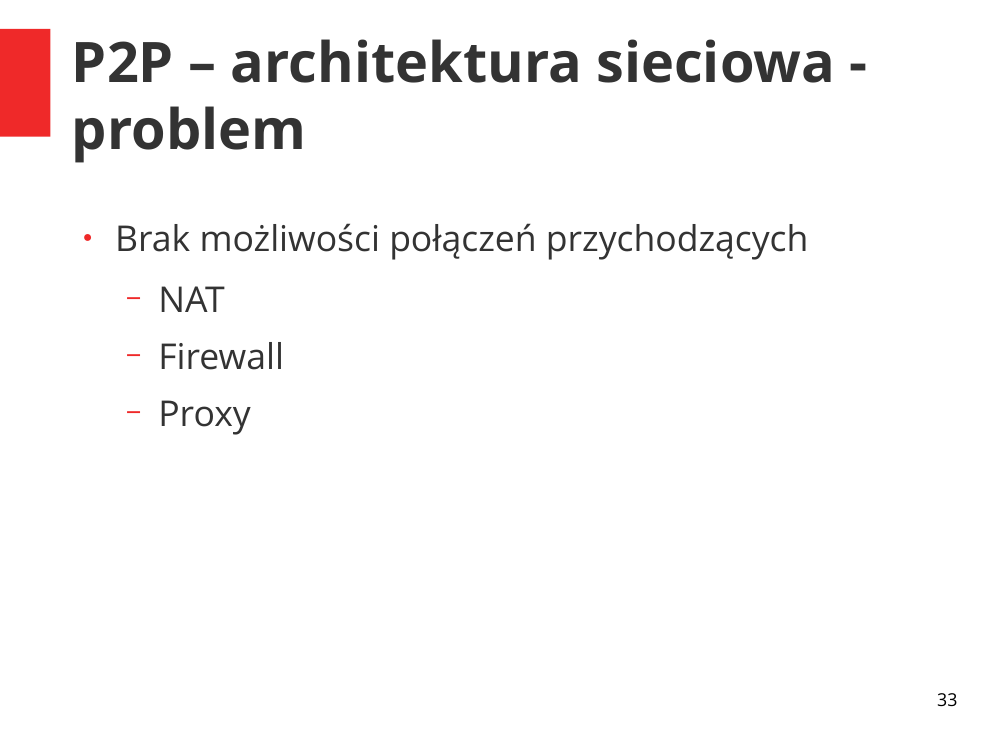
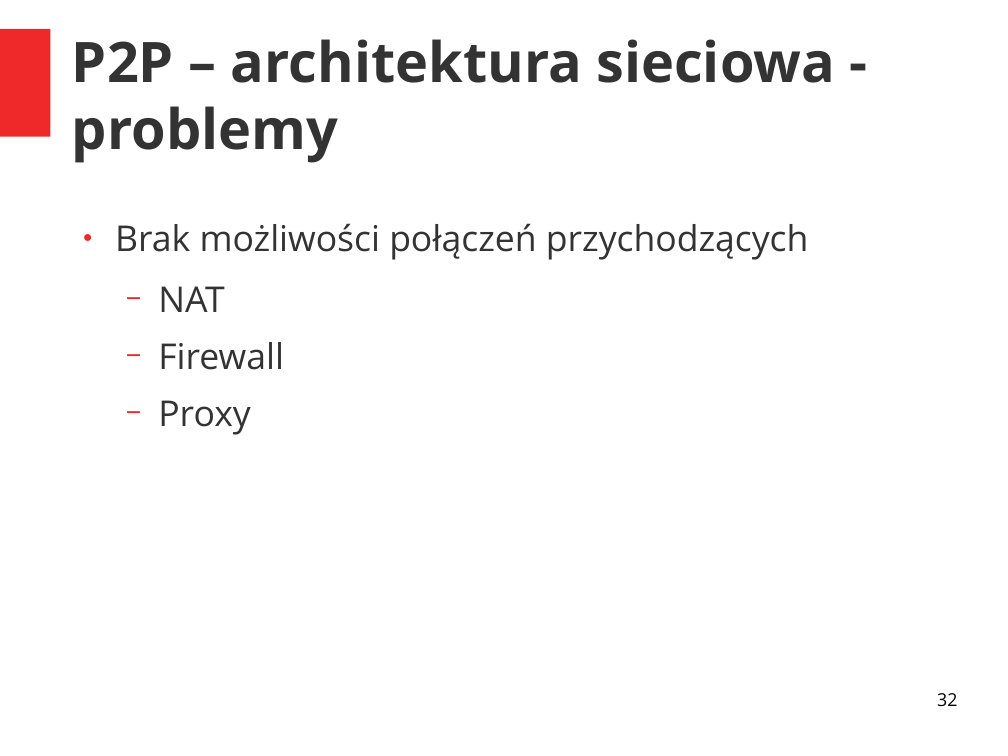
Before and after one commit to grzegorznowacki/Botnets, a slide deck: slide 32 of prezentacja.odp (slide 33 before the commit). Drawn at 1008x756 pixels with LibreOffice and Linux fonts; fonts in the diff are those of the drawing. Boxes give left, top, right and bottom in pixels: in the first picture for what was removed or moved away, otherwise in the second. Text is boxed around its words. In the diff, an @@ line names an element or a change of style, - is before the commit and + after.

```diff
--- a/prezentacja.odp
+++ b/prezentacja.odp
@@ title at bbox=[72, 39, 835, 163]: text changed @@
-P2P – architektura sieciowa - problem
+P2P – architektura sieciowa - problemy
@@ page number at bbox=[937, 693, 957, 706]: text changed @@
-33
+32
```
Also in this commit, not shown: 8 other slides changed, 2 slides removed.
